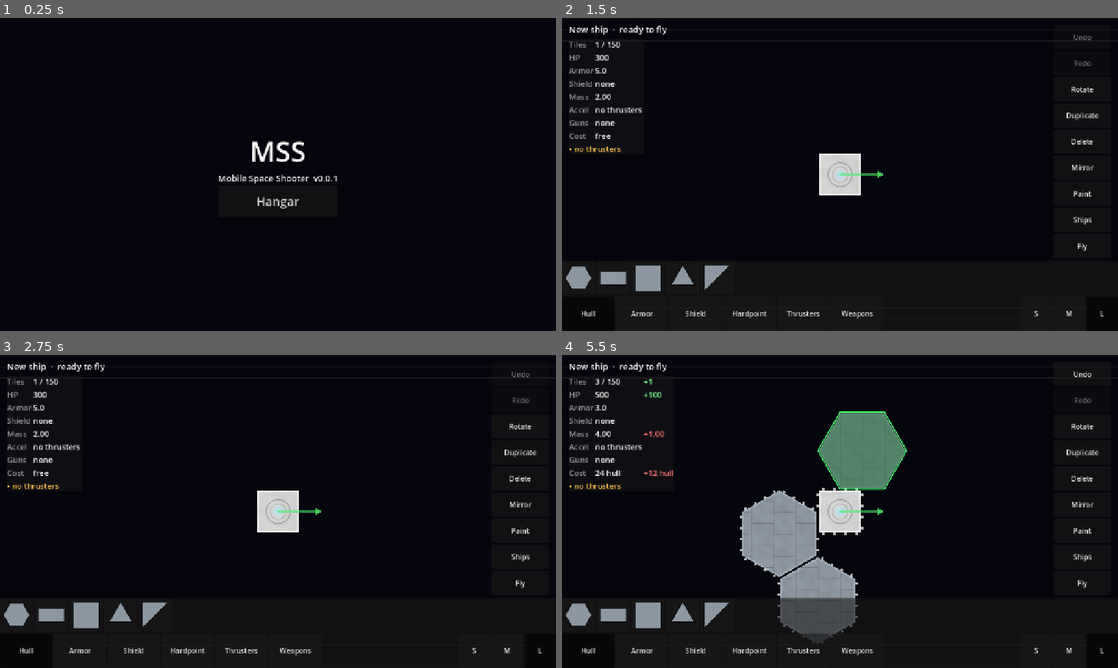
Above: before the commit, frames 1-4 (two rows, left to right).
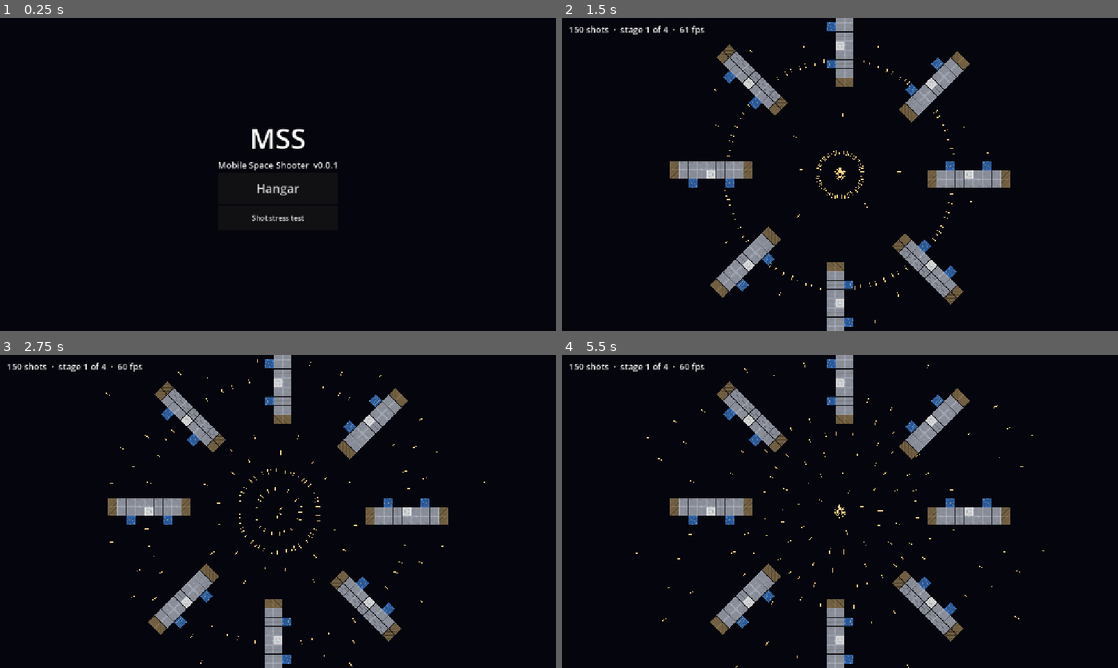
Above: after the commit, the same moments.

Repository: HermanRas/MobileSpaceShooter
Game: Godot game, scene res://scenes/boot/boot.tscn
Two runs of this game, one before a commit and one after it. Both use one fixed random seed, a clock stepped at 60 frames per second and the inputs below.
Inputs (mouse positions are in pixels of both pictures, inside the frame that each line leads up to):
- Up to frame 1 (0.25 s): no input
- Up to frame 2 (1.5 s): click "Hangar" (after the commit: "Shot stress test") at 0.5 s; click (1101, 312) at 1.25 s, where only the run before the commit has a clickable "L"
- Up to frame 3 (2.75 s): tap Enter at 2 s; drag from (16, 614) to (333, 442) at 2.02 s
- Up to frame 4 (5.5 s): drag from (578, 614) to (812, 574) at 2.77 s; move the mouse to (612, 614) at 3.52 s; hold D (move_right) 3.53-4.25 s; hold Space (fire) 3.53-4.25 s; tap Q (switch_weapon) at 3.6 s; click (612, 614) at 3.67 s; drag from (645, 614) to (673, 464) at 4.27 s; drag from (578, 614) to (867, 511) at 5.02 s

The runs differ from the first frame. In frame 1, 1.5% of the frame differs, in the area x 39-61%, y 35-65%; in frame 2, 11%; in frame 3, 11%; in frame 4, 20%, in the area x 0-98%, y 0-100%.

Commit message:
Guns: accuracy comes with level (owner feedback); shot stress test for 4.4
A gun's spread narrows from spread_deg[0] at L1 to spread_deg[1] at L999 on a log curve
(gatling ±5° → ±0.5°). Until guns are items (4.8) a ship's guns share one level; the flight
sandbox's Guns button steps it through 1/10/100/999.

Phase 4.4 groundwork: the pool times its physics step and draw update, and a debug "Shot
stress test" (main menu, debug builds) ramps 150/300/600/900 shots at a ring of barges and
logs each stage to the Perf log. drive_shots runs one ramp on the PC: 600 shots cost 1.1 ms
of physics and 0.6 ms of drawing per frame here.

Co-Authored-By: Claude Opus 5.5 <noreply@anthropic.com>

Diff:
--- a/game/data/flight.json
+++ b/game/data/flight.json
@@ -22,13 +22,14 @@
 		"zoom_rate": 2.0
 	},
 	"sandbox": {
-		"_doc": "Flight sandbox extras (4.2): a practice target (a …(248 unchanged characters)… stroyed ship comes back after respawn_s.",
+		"_doc": "Flight sandbox extras (4.2): a practice target (a …(248 unchanged characters)… stroyed ship comes back after respawn_s. The Guns button steps the player's guns through gun_levels (4.3, until guns are items in 4.8).",
 		"target": "target_barge",
 		"target_at_u": [10, 0],
 		"target_rotation_deg": 90,
 		"test_hit": 0,
 		"test_hit_type": "kinetic",
-		"respawn_s": 3.0
+		"respawn_s": 3.0,
+		"gun_levels": [1, 10, 100, 999]
 	},
 	"arena": {
 		"_doc": "The flight sandbox's bounds (3.5): a square of half_size_u around the start. Inside warn_margin_u of the edge the HUD warns; past the edge a push of push_back U/s^2 per U of depth steers the ship back. Story mode replaces the push with the world map (4.10).",
--- a/game/data/weapons.json
+++ b/game/data/weapons.json
@@ -1,6 +1,7 @@
 {
 	"format": 1,
-	"_doc": "PLAN.md 4.4, Phase 4.3. Guns and the mounts they s …(501 unchanged characters)… elocity and goes range_u. spread_deg is the random scatter either side of the aim. Levels (L1-L999) arrive in 4.8; these are L1.",
+	"_doc": "PLAN.md 4.4, Phase 4.3. Guns and the mounts they s …(501 unchanged characters)… elocity and goes range_u. spread_deg is [at L1, at the top level]: the random scatter either side of the aim, which narrows as the gun levels up, on a log curve (owner, 2026-10-26: accuracy comes with level). Gun XP and the other stats' level scaling arrive in 4.8; those numbers are L1.",
+	"levels": {"_doc": "The top gun level (PLAN.md 4.4, D8).", "max": 999},
 	"mounts": {
 		"fixed": {"name": "Fixed", "on": "edge", "arc_deg": 0, "turn_deg_s": 0, "over_hull": false, "modes": ["manual", "auto"]},
 		"swivel": {"name": "Swivel", "on": "edge", "arc_deg": 22.5, "turn_deg_s": 240, "over_hull": false, "modes": ["manual", "auto"]},
@@ -19,7 +20,7 @@
 			"rate": 8,
 			"speed_u": 40,
 			"range_u": 24,
-			"spread_deg": 1.5,
+			"spread_deg": [5.0, 0.5],
 			"pierce": 0,
 			"edge_u": 0.5,
 			"length_u": 0.5,
--- a/game/dev_preview/drive_flight.gd
+++ b/game/dev_preview/drive_flight.gd
@@ -146,6 +146,11 @@
 	Input.action_release(&"fire")
 	_check(fired[0] >= 3, "FIRE fires the manual nose gun (%d)" % fired[0])
 	_check(health.call(ship) == ours_before, "not one shot touched our own ship")
+	sandbox._level_button.pressed.emit()
+	await _physics_frames(2)
+	_check(ship.guns.guns[0].level == 10 and sandbox.weapons.gunnery.layout == ship.guns
+			and ship.guns.guns[0].spread < WeaponLib.spread_for(ship.guns.guns[0].stats, 1),
+			"the Guns button levels the guns to L10, and they tighten up")
 
 	# Turn so the target is off the right wing: the swivels can't reach it; both turrets can, the
 	# left one over the hull.
--- /dev/null
+++ b/game/dev_preview/drive_shots.gd
@@ -0,0 +1,30 @@
+extends Node
+## Phase 4.4: one ramp of the shot stress test (scenes/debug/shot_stress.tscn) on this machine,
+## printed as a table. Run with `tools/drive.sh res://dev_preview/drive_shots.tscn`.
+## Exit code 0 = the ramp ran with no script errors and no shot was dropped below capacity.
+## The phone's numbers are what count (PLAN.md 5.5); this is the PC's for comparison.
+
+const ScriptErrorSpy := preload("res://dev_preview/script_error_spy.gd")
+
+var _spy := ScriptErrorSpy.new()
+
+
+func _ready() -> void:
+	OS.add_logger(_spy)
+	var stress: Node = (load("res://scenes/debug/shot_stress.tscn") as PackedScene).instantiate()
+	add_child(stress)
+	await stress.finished
+	OS.remove_logger(_spy)
+	var failures: PackedStringArray = []
+	for error in _spy.seen:
+		failures.append("script error: " + error)
+	for row: Dictionary in stress.results:
+		if row["dropped"] > 0 and row["shots"] <= ProjectilePool.CAPACITY:
+			failures.append("%d shots: %d dropped" % [row["shots"], row["dropped"]])
+	if failures.is_empty():
+		print("drive_shots: PASS")
+		get_tree().quit(0)
+	else:
+		for failure in failures:
+			printerr("drive_shots: FAIL  " + failure)
+		get_tree().quit(1)
--- /dev/null
+++ b/game/dev_preview/drive_shots.tscn
@@ -0,0 +1,6 @@
+[gd_scene load_steps=2 format=3]
+
+[ext_resource type="Script" path="res://dev_preview/drive_shots.gd" id="1"]
+
+[node name="DriveShots" type="Node"]
+script = ExtResource("1")
--- /dev/null
+++ b/game/scenes/debug/shot_stress.tscn
@@ -0,0 +1,6 @@
+[gd_scene load_steps=2 format=3]
+
+[ext_resource type="Script" path="res://src/debug/shot_stress.gd" id="1"]
+
+[node name="ShotStress" type="Node2D"]
+script = ExtResource("1")
--- a/game/src/autoload/perf.gd
+++ b/game/src/autoload/perf.gd
@@ -22,6 +22,14 @@
 	_log = FileAccess.open(LOG_PATH, FileAccess.WRITE)
 
 
+## Writes a line of the caller's own to the log (and stdout), e.g. a stress test's summary.
+func log_line(text: String) -> void:
+	print(text)
+	if _log:
+		_log.store_line(Time.get_time_string_from_system() + " " + text)
+		_log.flush()
+
+
 func _process(delta: float) -> void:
 	_elapsed += delta
 	# Wall clock, not delta: Godot smooths delta, which hid a 29 ms hangar refresh as 16.7 ms.
--- a/game/src/combat/projectile_pool.gd
+++ b/game/src/combat/projectile_pool.gd
@@ -19,6 +19,9 @@
 var count := 0
 ## Shots dropped because the pool was full (4.4 watches this).
 var dropped := 0
+## Microseconds the last physics step (moves and rays) and the last draw update took.
+var step_usec := 0
+var draw_usec := 0
 
 var _pos := PackedVector2Array()  # pixels
 var _vel := PackedVector2Array()  # pixels per second
@@ -86,6 +89,7 @@
 
 
 func _physics_process(delta: float) -> void:
+	var started := Time.get_ticks_usec()
 	var space := get_world_2d().direct_space_state
 	var i := 0
 	while i < count:
@@ -111,9 +115,11 @@
 			_remove(i)
 			continue
 		i += 1
+	step_usec = Time.get_ticks_usec() - started
 
 
 func _process(_delta: float) -> void:
+	var started := Time.get_ticks_usec()
 	var multimesh := _view.multimesh
 	multimesh.visible_instance_count = count
 	for i in count:
@@ -124,6 +130,7 @@
 		multimesh.set_instance_transform_2d(i, Transform2D(along * length, along.orthogonal() * float(look["width"]),
 				_pos[i] - along * length * 0.5))
 		multimesh.set_instance_color(i, look["color"])
+	draw_usec = Time.get_ticks_usec() - started
 
 
 ## Swap-remove: the last live shot takes slot `i`.
--- /dev/null
+++ b/game/src/debug/shot_stress.gd
@@ -0,0 +1,129 @@
+extends Node2D
+## Phase 4.4's check: how many shots in flight the ProjectilePool can carry (PLAN.md 5.5 budgets
+## 600). Shots stream out from the centre at a ring of practice barges, topped up every tick to
+## hold each stage's count, and every stage logs its frame rate and the pool's own cost.
+## Debug builds reach it from the main menu ("Shot stress test"); back returns to the menu.
+##   tools/drive.sh res://dev_preview/drive_shots.tscn      (one ramp on the PC, then quits)
+##   tools/android.sh perf                                  (the phone's stage lines)
+
+## The ramp finished once; `results` holds one row per stage.
+signal finished
+
+const PX := ShipMesh.PX_PER_U
+const STAGES: Array[int] = [150, 300, 600, 900]
+const STAGE_S := 10.0
+## Each stage's first second is left out of its numbers, while the count settles.
+const SETTLE_S := 1.0
+const RING_U := 14.0
+const BARGES := 8
+const SPEED_U := 40.0
+const RANGE_U := 24.0
+
+var pool := ProjectilePool.new()
+## [{"shots", "fps", "frame_ms", "worst_ms", "step_ms", "step_max_ms", "draw_ms", "dropped"}]
+var results: Array[Dictionary] = []
+
+var _stage := 0
+var _clock := 0.0
+var _angle := 0.0
+var _frames := 0
+var _frame_usec := 0
+var _worst_usec := 0
+var _steps := 0
+var _step_usec := 0
+var _step_max_usec := 0
+var _draw_usec := 0
+var _last_tick := 0
+var _dropped_at_start := 0
+var _mask := ShipBody.enemy_mask(0)
+var _hud := Label.new()
+
+
+func _ready() -> void:
+	var tiles_table := Data.table(&"tiles")
+	var placement := Placement.create(ShapeLib.from_table(Data.table(&"shapes")),
+			TileLib.from_table(tiles_table), tiles_table)
+	var errors: PackedStringArray = []
+	var barge := Blueprint.from_dict(Data.json_dir("enemies")["target_barge"], errors)
+	for i in BARGES:
+		var at := Vector2.from_angle(TAU * i / BARGES)
+		var ship := ShipBody.create(barge, placement)
+		ship.team = 1
+		ship.position = at * RING_U * PX
+		ship.rotation = at.angle()  # the long side faces the centre
+		add_child(ship)
+	pool.name = "Shots"
+	add_child(pool)
+	var camera := Camera2D.new()
+	camera.zoom = Vector2.ONE * (360.0 / ((RING_U + 3.0) * PX))
+	add_child(camera)
+	var ui := CanvasLayer.new()
+	ui.add_child(_hud)
+	_hud.position = Vector2(16, 12)
+	_hud.add_theme_font_size_override(&"font_size", 20)
+	add_child(ui)
+
+
+func on_back() -> void:
+	Router.goto_main_menu()
+
+
+func perf_note() -> String:
+	return "  shots %d (stage %d)  pool step %.2f ms  draw %.2f ms  dropped %d" % [
+		pool.count, STAGES[_stage], pool.step_usec / 1000.0, pool.draw_usec / 1000.0, pool.dropped]
+
+
+func _physics_process(delta: float) -> void:
+	# Top up to the stage's count, spraying round the circle.
+	var want := STAGES[_stage]
+	while pool.count < want:
+		_angle = fmod(_angle + 2.39996, TAU)  # the golden angle spreads them evenly
+		pool.fire(Vector2.ZERO, Vector2.from_angle(_angle) * SPEED_U, RANGE_U / SPEED_U, 1.0, &"kinetic", 0.0,
+				_mask, &"default")
+	if _clock >= SETTLE_S:
+		_steps += 1
+		_step_usec += pool.step_usec
+		_step_max_usec = maxi(_step_max_usec, pool.step_usec)
+	_clock += delta
+
+
+func _process(_delta: float) -> void:
+	var now := Time.get_ticks_usec()
+	if _last_tick > 0 and _clock >= SETTLE_S:
+		_frames += 1
+		_frame_usec += now - _last_tick
+		_worst_usec = maxi(_worst_usec, now - _last_tick)
+		_draw_usec += pool.draw_usec
+	_last_tick = now
+	_hud.text = "%d shots  ·  stage %d of %d  ·  %d fps" % [pool.count, _stage + 1, STAGES.size(), Engine.get_frames_per_second()]
+	if _clock >= STAGE_S:
+		_end_stage()
+
+
+func _end_stage() -> void:
+	var row := {
+		"shots": STAGES[_stage],
+		"fps": _frames / maxf(_frame_usec / 1000000.0, 0.001),
+		"frame_ms": _frame_usec / 1000.0 / maxi(_frames, 1),
+		"worst_ms": _worst_usec / 1000.0,
+		"step_ms": _step_usec / 1000.0 / maxi(_steps, 1),
+		"step_max_ms": _step_max_usec / 1000.0,
+		"draw_ms": _draw_usec / 1000.0 / maxi(_frames, 1),
+		"dropped": pool.dropped - _dropped_at_start,
+	}
+	results.append(row)
+	Perf.log_line("stress: %4d shots  %5.1f fps  frame %.2f ms (worst %.1f)  pool step %.2f ms (max %.2f)  draw %.2f ms  dropped %d" % [
+		row["shots"], row["fps"], row["frame_ms"], row["worst_ms"], row["step_ms"], row["step_max_ms"], row["draw_ms"], row["dropped"]])
+	_stage += 1
+	if _stage >= STAGES.size():
+		_stage = 0
+		finished.emit()
+	_clock = 0.0
+	_frames = 0
+	_frame_usec = 0
+	_worst_usec = 0
+	_steps = 0
+	_step_usec = 0
+	_step_max_usec = 0
+	_draw_usec = 0
+	_dropped_at_start = pool.dropped
--- a/game/src/flight/flight_sandbox.gd
+++ b/game/src/flight/flight_sandbox.gd
@@ -54,6 +54,9 @@
 ## Which ship _picked is on.
 var _picked_ship: ShipBody
 var _last_hit := ""
+## The level the player's guns are at (the Guns button steps through `gun_levels`).
+var gun_level := 1
+var _level_button := Button.new()
 
 
 ## Spawns `bp` (already validated) at the origin, and the practice target ahead of it.
@@ -89,6 +92,9 @@
 func _spawn_player() -> void:
 	var started := Time.get_ticks_usec()
 	ship = ShipBody.create(_bp, _placement)
+	if gun_level != ship.gun_level:
+		ship.gun_level = gun_level
+		ship.build(_bp, _placement)
 	last_spawn_usec = Time.get_ticks_usec() - started
 	ship.enable_damage(damage_table)
 	_world.add_child(ship)
@@ -310,10 +316,28 @@
 	settings.position.y += 64
 	settings.pressed.connect(_open_controls_panel.bind(true))
 	ui.add_child(settings)
+	_level_button.text = "Guns L%d" % gun_level
+	_level_button.size = Vector2(132, 56)
+	_level_button.set_anchors_and_offsets_preset(Control.PRESET_TOP_RIGHT, Control.PRESET_MODE_KEEP_SIZE, 16)
+	_level_button.position.y += 128
+	_level_button.pressed.connect(_next_gun_level)
+	ui.add_child(_level_button)
 	_controls_panel = ControlsPanel.new()
 	_controls_panel.visible = false
 	_controls_panel.closed.connect(_open_controls_panel.bind(false))
 	ui.add_child(_controls_panel)
+
+
+## Steps the player's guns to the next test level (a stand-in for Creative's level slider, 7.x),
+## so accuracy by level can be felt before guns are items (4.8).
+func _next_gun_level() -> void:
+	var levels: Array = (_sandbox.get("gun_levels", [1, 10, 100, 999]) as Array).map(func(v: Variant) -> int: return int(v))
+	gun_level = levels[(levels.find(gun_level) + 1) % levels.size()]
+	_level_button.text = "Guns L%d" % gun_level
+	if ship != null:
+		ship.gun_level = gun_level
+		ship.guns = GunLayout.compute(ship.blueprint, ship.placement, gun_level)
+		weapons.gunnery.set_layout(ship.guns)
 
 
 func _open_controls_panel(open: bool) -> void:
--- a/game/src/model/gun_layout.gd
+++ b/game/src/model/gun_layout.gd
@@ -28,6 +28,9 @@
 	var muzzle: float
 	## The weapon's numbers (WeaponLib.weapon()).
 	var stats: Dictionary
+	## Its level (L1-L999), and the scatter that gives it (rad either side of the aim).
+	var level := 1
+	var spread := 0.0
 	## Each blocked direction range as (centre, half-width).
 	var blocked := PackedVector2Array()
 
@@ -65,13 +68,16 @@
 var warnings: Array[Dictionary] = []
 
 
-static func compute(bp: Blueprint, placement: Placement) -> GunLayout:
+## Every gun at `level` until guns are items with their own (Phase 4.8).
+static func compute(bp: Blueprint, placement: Placement, level := 1) -> GunLayout:
 	var layout := GunLayout.new()
 	if placement.weapons == null:
 		return layout
 	for i in bp.mounts.size():
 		var gun := _gun(bp, placement, i)
 		if gun != null:
+			gun.level = level
+			gun.spread = WeaponLib.spread_for(gun.stats, level)
 			layout.guns.append(gun)
 	for gun in layout.guns:
 		if gun.clear_share() <= 0.0:
--- a/game/src/model/gunnery.gd
+++ b/game/src/model/gunnery.gd
@@ -134,7 +134,7 @@
 func _shot(index: int, gun: GunLayout.Gun, pivot: Vector2, ship_rotation: float, ship_vel: Vector2) -> Dictionary:
 	fired[index] += 1
 	var barrel := Vector2.from_angle(angles[index] + ship_rotation)
-	var spread := float(gun.stats["spread"])
+	var spread := gun.spread
 	var heading := Vector2.from_angle(angles[index] + ship_rotation + rng.randf_range(-spread, spread))
 	var speed := float(gun.stats["speed_u"])
 	return {
--- a/game/src/model/weapon_lib.gd
+++ b/game/src/model/weapon_lib.gd
@@ -12,6 +12,8 @@
 
 ## A gun fires once its barrel is within this of its aim (radians).
 var fire_within := deg_to_rad(3.0)
+## The top gun level; a gun's spread narrows from L1 to here.
+var max_level := 999
 var errors: PackedStringArray = []
 
 var _mounts: Dictionary = {}  # mount type -> read-only {"name", "face", "arc", "turn_rate", "modes"}
@@ -21,6 +23,7 @@
 static func from_table(table: Dictionary) -> WeaponLib:
 	var lib := WeaponLib.new()
 	lib.fire_within = deg_to_rad(float(table.get("aim", {}).get("fire_within_deg", 3.0)))
+	lib.max_level = maxi(int(table.get("levels", {}).get("max", 999)), 2)
 	for mount_type: String in table.get("mounts", {}):
 		var raw: Dictionary = table["mounts"][mount_type]
 		if not MOUNT_TYPES.has(StringName(mount_type)):
@@ -52,10 +55,16 @@
 			if typeof(raw.get(key)) not in [TYPE_INT, TYPE_FLOAT] or float(raw[key]) <= 0.0:
 				lib.errors.append("%s: %s must be > 0" % [weapon_id, key])
 				ok = false
-		for key: String in ["spread_deg", "pierce"]:
-			if typeof(raw.get(key)) not in [TYPE_INT, TYPE_FLOAT] or float(raw[key]) < 0.0:
-				lib.errors.append("%s: %s must be >= 0" % [weapon_id, key])
-				ok = false
+		if typeof(raw.get("pierce")) not in [TYPE_INT, TYPE_FLOAT] or float(raw["pierce"]) < 0.0:
+			lib.errors.append("%s: pierce must be >= 0" % weapon_id)
+			ok = false
+		var spread: Variant = raw.get("spread_deg")
+		if typeof(spread) in [TYPE_INT, TYPE_FLOAT]:
+			spread = [spread, spread]
+		if typeof(spread) != TYPE_ARRAY or spread.size() != 2 or spread.any(func(v: Variant) -> bool:
+				return typeof(v) not in [TYPE_INT, TYPE_FLOAT] or float(v) < 0.0) or float(spread[1]) > float(spread[0]):
+			lib.errors.append("%s: spread_deg must be [at L1, at the top level], both >= 0, narrowing" % weapon_id)
+			ok = false
 		var mounts: Array[StringName] = []
 		for mount: Variant in raw.get("mounts", []):
 			if lib._mounts.has(StringName(str(mount))):
@@ -69,7 +78,8 @@
 		if not ok:
 			continue
 		var def := {"name": str(raw.get("name", weapon_id)), "damage_type": StringName(raw["damage_type"]), "mounts": mounts,
-				"spread": deg_to_rad(float(raw["spread_deg"])), "pierce": float(raw["pierce"])}
+				"spread": deg_to_rad(float(spread[0])), "spread_best": deg_to_rad(float(spread[1])),
+				"max_level": lib.max_level, "pierce": float(raw["pierce"])}
 		for key: String in NUMBERS:
 			def[key] = float(raw[key])
 		def.make_read_only()
@@ -90,8 +100,8 @@
 
 ## One gun's numbers, or {} if unknown. Read-only.
 ##   name, damage_type, mounts (allowed mount types), damage (per shot), rate (shots/s),
-##   speed_u, range_u, spread (rad, either side), pierce (0-1), edge_u, length_u,
-##   turret_radius_u, mass, price_gc
+##   speed_u, range_u, spread and spread_best (rad either side, at L1 and at max_level),
+##   pierce (0-1), edge_u, length_u, turret_radius_u, mass, price_gc
 func weapon(weapon_id: StringName) -> Dictionary:
 	return _weapons.get(weapon_id, {})
 
@@ -112,6 +122,13 @@
 	return wanted if modes.has(wanted) or modes.is_empty() else modes[0]
 
 
+## A gun's scatter (rad either side of its aim) at `level`: from `spread` at L1 to `spread_best`
+## at max_level, on a log curve, so the early levels count the most.
+static func spread_for(stats: Dictionary, level: int) -> float:
+	var share := clampf(log(float(maxi(level, 1))) / log(float(stats["max_level"])), 0.0, 1.0)
+	return lerpf(stats["spread"], stats["spread_best"], share)
+
+
 ## &"gatling_single" from "weapon.gatling_single"; &"" if `part` isn't a weapon.
 static func type_of_part(part: String) -> StringName:
 	return StringName(part.trim_prefix(PART_PREFIX)) if part.begins_with(PART_PREFIX) else &""
--- a/game/src/ship/ship_body.gd
+++ b/game/src/ship/ship_body.gd
@@ -36,6 +36,8 @@
 var envelope: ThrustEnvelope
 ## Where the guns are and where they can shoot (4.3); the WeaponController fires them.
 var guns: GunLayout
+## The level every gun is at, until guns are items with their own (4.8).
+var gun_level := 1
 ## Which side it's on (0 is the player's). Shots only hit the other teams.
 var team := 0:
 	set(value):
@@ -102,7 +104,7 @@
 
 	stats = ShipStats.compute(bp, placement)
 	envelope = ThrustEnvelope.compute(bp, placement, stats)
-	guns = GunLayout.compute(bp, placement)
+	guns = GunLayout.compute(bp, placement, gun_level)
 	mass = maxf(stats.mass, 0.001)
 	center_of_mass = stats.center_of_mass * PX
 	inertia = maxf(stats.inertia * PX * PX, 0.001)
--- a/game/src/ui/menus/main_menu.gd
+++ b/game/src/ui/menus/main_menu.gd
@@ -27,6 +27,13 @@
 	hangar.pressed.connect(func() -> void: Router.goto("res://scenes/hangar/hangar.tscn"))
 	column.add_child(hangar)
 
+	if OS.is_debug_build():
+		var stress := Button.new()
+		stress.text = "Shot stress test"
+		stress.custom_minimum_size = Vector2(260, 56)
+		stress.pressed.connect(func() -> void: Router.goto("res://scenes/debug/shot_stress.tscn"))
+		column.add_child(stress)
+
 
 func _label(text: String, size: int) -> Label:
 	var label := Label.new()
--- a/game/tests/model/test_weapons.gd
+++ b/game/tests/model/test_weapons.gd
@@ -32,6 +32,31 @@
 	assert_eq(lib.mode_for(&"swivel", &"manual"), &"manual")
 
 
+func test_accuracy_comes_with_level() -> void:
+	var stats := lib.weapon(&"gatling_single")
+	assert_almost_eq(WeaponLib.spread_for(stats, 1), deg_to_rad(5.0), 0.0001, "L1 sprays")
+	assert_almost_eq(WeaponLib.spread_for(stats, lib.max_level), deg_to_rad(0.5), 0.0001, "the top level is near-perfect")
+	var last := INF
+	for level in [1, 2, 10, 50, 100, 400, 999]:
+		var spread := WeaponLib.spread_for(stats, level)
+		assert_true(spread < last or level == 1, "L%d is tighter than the level before (%.2f°)" % [level, rad_to_deg(spread)])
+		last = spread
+	assert_true(WeaponLib.spread_for(stats, 100) < deg_to_rad(2.75), "a log curve: the early levels count the most")
+
+
+func test_a_low_level_gun_scatters_and_a_high_one_doesnt() -> void:
+	for row: Array in [[1, 5.0], [999, 0.5]]:
+		var layout := GunLayout.compute(_nose_gun(&"fixed", &"manual"), placement, row[0])
+		var gunnery := Gunnery.create(layout, lib)
+		gunnery.rng.seed = 7
+		var widest := 0.0
+		for i in 120:
+			for shot in gunnery.step(DT, Vector2.ZERO, 0.0, Vector2.ZERO, [], true):
+				widest = maxf(widest, absf(rad_to_deg((shot["vel"] as Vector2).angle())))
+		assert_true(widest <= row[1] + 0.001 and widest > row[1] * 0.7,
+				"L%d strays up to %.1f° (limit %.1f°)" % [row[0], widest, row[1]])
+
+
 func test_every_gun_deals_a_known_damage_type() -> void:
 	var damage := DamageTable.from_table(Data.table(&"damage_types"))
 	for weapon_id in lib.weapon_ids():
@@ -45,6 +70,8 @@
 	assert_true(bad.errors.size() > 0)
 	assert_false(bad.has_weapon(&"broken"))
 	assert_true(bad.has_weapon(&"gatling_single"), "the good rows still load")
+	table["weapons"]["gatling_single"]["spread_deg"] = [1, 4]
+	assert_false(WeaponLib.from_table(table).has_weapon(&"gatling_single"), "spread can't widen with level")
 
 
 # ── mounting ──────────────────────────────────────────────────────────────────
@@ -286,7 +313,7 @@
 func _gunnery(bp: Blueprint) -> Gunnery:
 	var table: Dictionary = Data.table(&"weapons").duplicate(true)
 	for weapon_id: String in table["weapons"]:
-		table["weapons"][weapon_id]["spread_deg"] = 0
+		table["weapons"][weapon_id]["spread_deg"] = [0, 0]
 	placement.weapons = WeaponLib.from_table(table)
 	return Gunnery.create(GunLayout.compute(bp, placement), placement.weapons)
 
Not shown, added: game/dev_preview/drive_shots.gd.uid
Not shown, added: game/src/debug/shot_stress.gd.uid
Not shown, changed: Docs/PLAN.md
